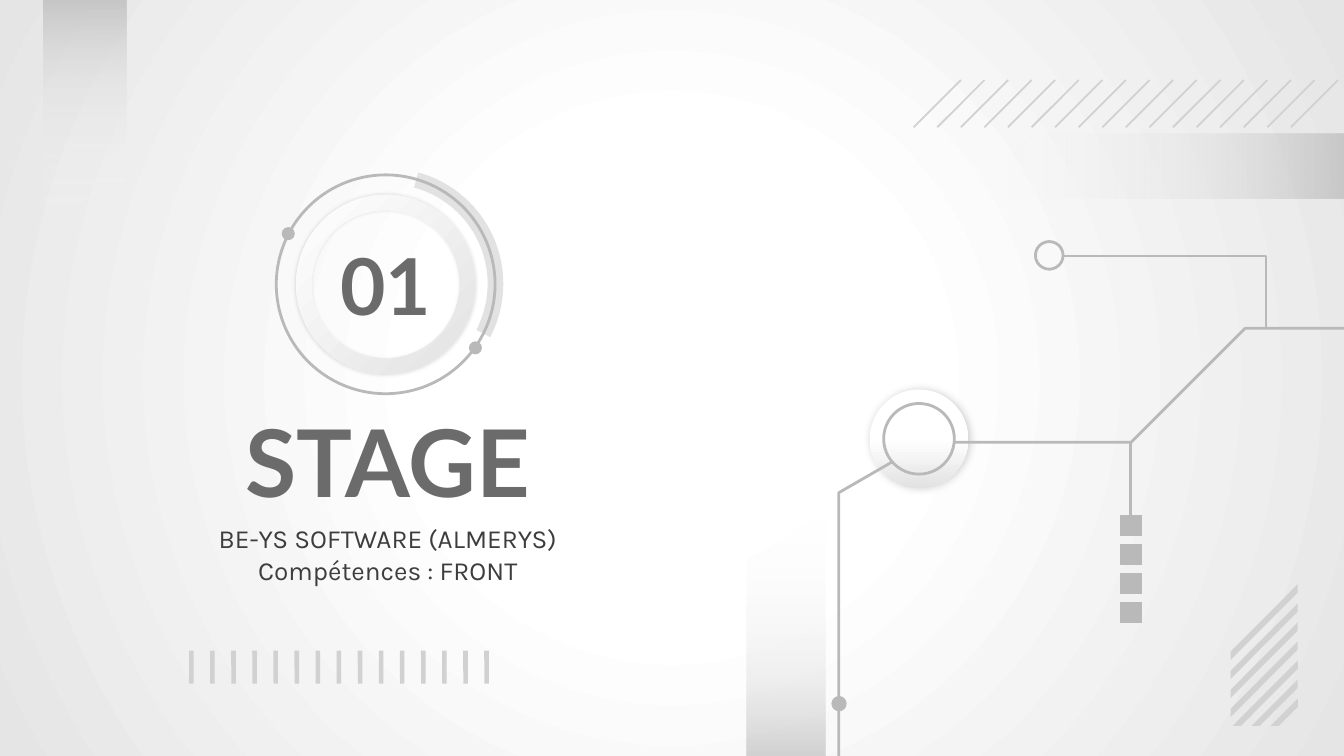
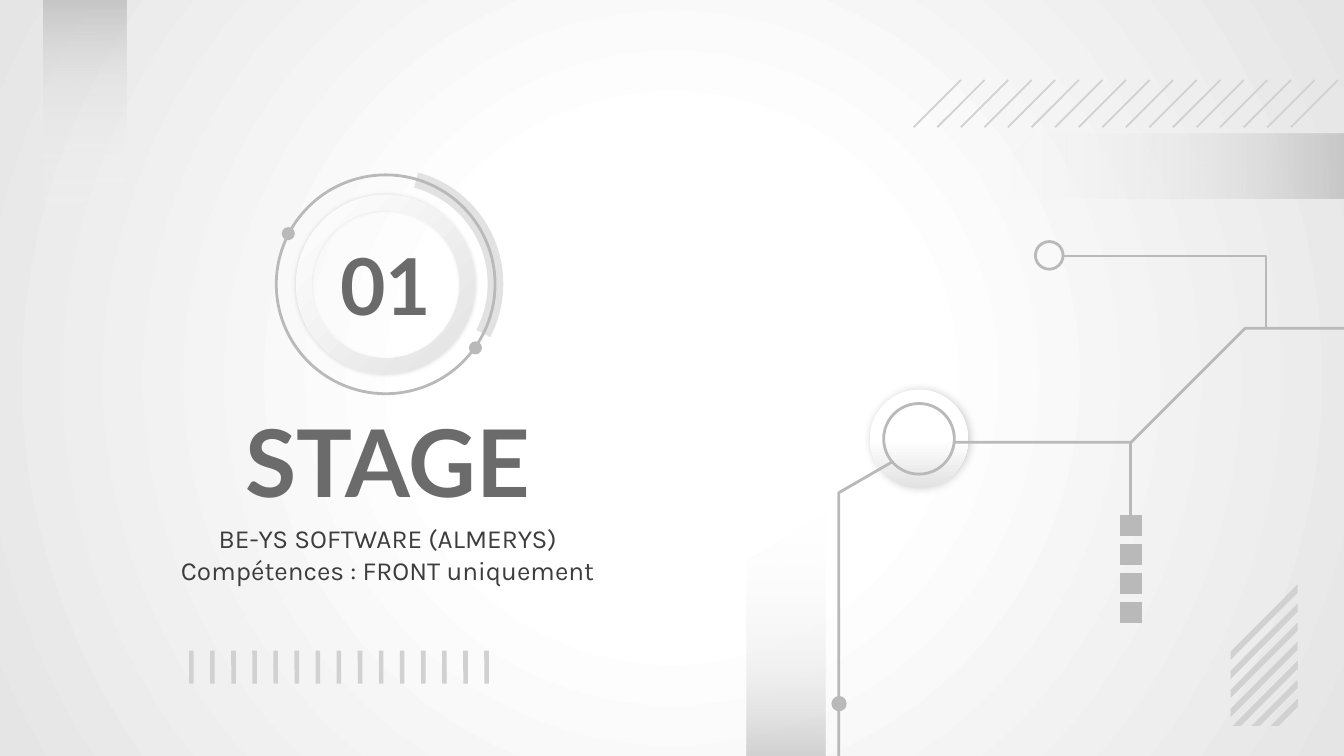
Before and after one commit to Ninewashburn/Business_case-Symfony-eShop-, a slide deck: slide 8 of capture_texte/fiche en cours de remplissage/Présentation soutenance Meynadier Renaud.pptx (slide 7 before the commit). Drawn at 1344x756 pixels with LibreOffice and Linux fonts; fonts in the diff are those of the drawing. Boxes give left, top, right and bottom in pixels: in the first picture for what was removed or moved away, otherwise in the second. Text is boxed around its words. In the diff, an @@ line names an element or a change of style, - is before the commit and + after.

```diff
--- a/capture_texte/fiche en cours de remplissage/Présentation soutenance Meynadier Renaud.pptx
+++ b/capture_texte/fiche en cours de remplissage/Présentation soutenance Meynadier Renaud.pptx
@@ subtitle at (181,560,595,586): text changed @@
-Compétences : FRONT
+Compétences : FRONT uniquement
```
Also in this commit, not shown: 23 other slides changed, 9 slides added, 1 slide removed, 1 other file.
